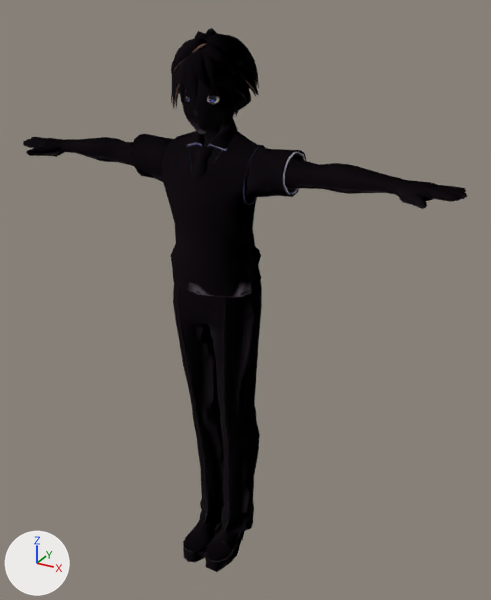
Two versions of the glTF model assets/models/char_f.glb, one commit apart.
Rendered twice from a 50 mm lens placed at (1.113, -1.834, 1.987), pointed at (0.064, 0.073, 1.033). The lights are fixed; the arrows at lower left show +X, +Y and +Z. The older version comes first. Vertices at exactly the same position are counted once.

Names of what the first picture shows: 'body', 'outline' and 1 more.
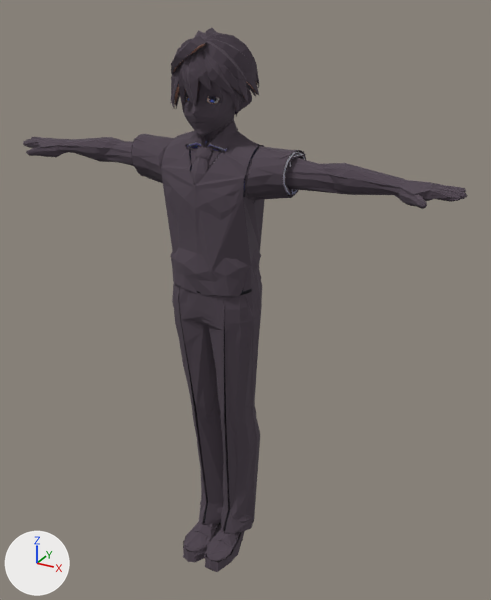
Scene script edits in JSON lines:
```json
{"op": "add", "block": "mat_faroutline", "code": ["mat_faroutline = principled_material('faroutline')", "mat_faroutline.base_color = (0.08, 0.06, 0.08)  # dark grey #504550", "mat_faroutline.roughness = 1.0"]}
{"op": "add", "block": "mat_far", "code": ["mat_far = bpy.data.materials.new('far')", "# uses the picture img_image_0"]}
{"block": "me_outline", "where": "me_outline.from_pydata(...)  # 14192 vertices, 19585 faces; spans x -0.78..0.78, y -0.18..0.18, z 0.0..1.91"}
{"block": "me_outline", "where": "# used by ob_outline; location = (0.0, 0.0, 0.0)"}
{"block": "me_outline", "change": "me_outline part 1: all faces are now shaded flat (19585 of 19585 changed)"}
{"op": "add", "block": "me_faroutline", "code": ["me_faroutline = bpy.data.meshes.new('faroutline')", "me_faroutline.from_pydata(...)  # 3744 vertices, 4502 faces; spans x -0.79..0.79, y -0.17..0.17, z -0.01..1.92", "me_faroutline.materials.append(mat_faroutline)  # dark grey #504550"]}
{"op": "add", "block": "me_far", "code": ["me_far = bpy.data.meshes.new('far')", "me_far.from_pydata(...)  # 2179 vertices, 3894 faces; spans x -0.78..0.78, y -0.17..0.17, z 0.0..1.91", "me_far.materials.append(mat_far)"]}
{"op": "add", "block": "ob_faroutline", "code": ["ob_faroutline = bpy.data.objects.new('faroutline', me_faroutline)", "ob_faroutline.location = (0.0, 0.0, 0.0)"]}
{"op": "add", "block": "ob_far", "code": ["ob_far = bpy.data.objects.new('far', me_far)", "ob_far.location = (0.0, 0.0, 0.0)"]}
```

Pixel boxes (x1, y1, x2, y2) of what changed, in the pictures (491 x 600 px):
```json
{"object": "faroutline", "change": "added", "after": [26, 28, 449, 572]}
{"object": "far", "change": "added", "after": [174, 49, 303, 538], "on screen": "mostly hidden"}
{"part": 1, "of": "me_outline", "change": "shading changed", "before": [23, 29, 467, 571], "after": [23, 29, 467, 571]}
```
